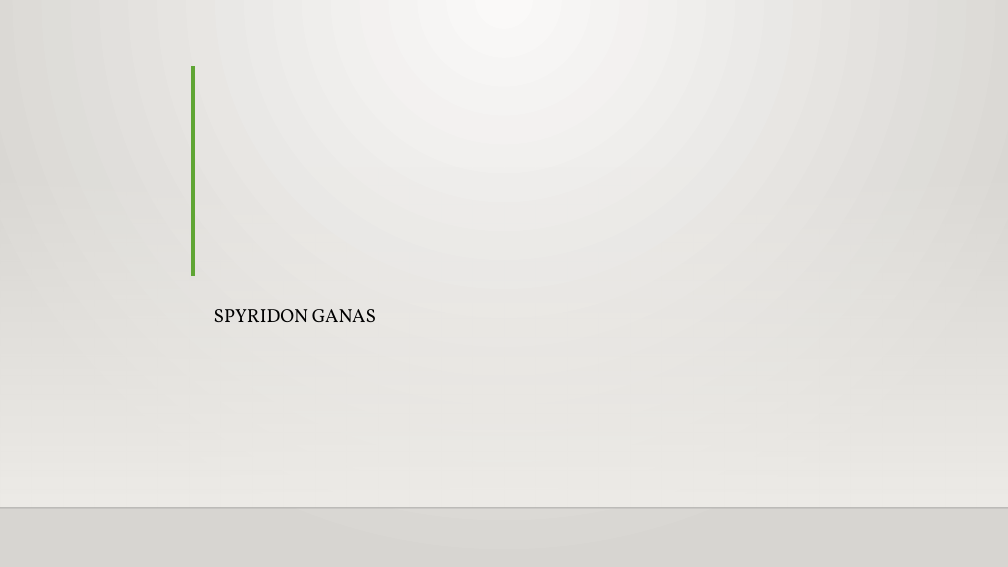
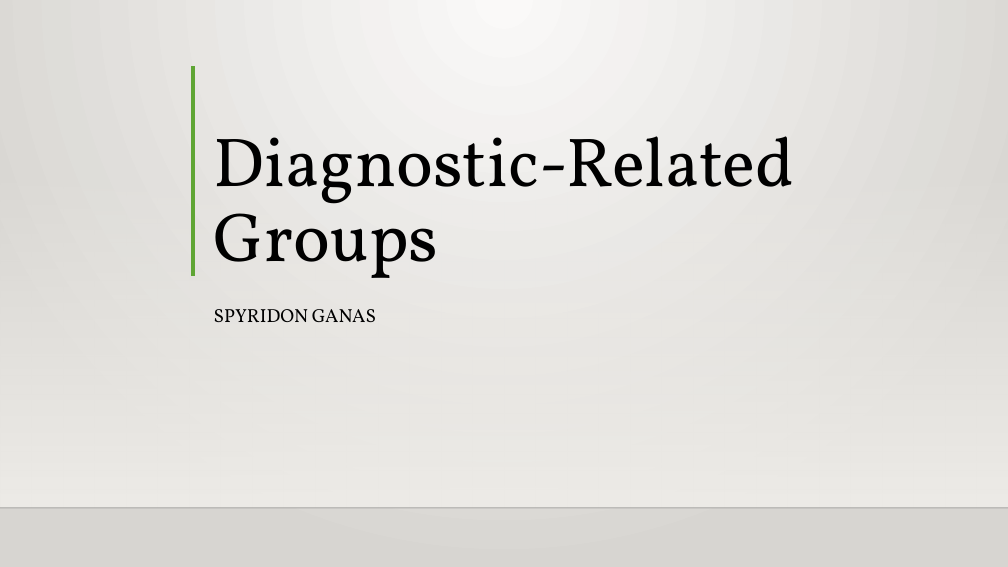
Before and after one commit to Intro-to-APCD/Intro-to-APCD.github.io, a slide deck: slide 1 of PowerPoints/Phase 3 - Claims Terminology/015 What is a DRG.pptx. Drawn at 1008x567 pixels with LibreOffice and Linux fonts; fonts in the diff are those of the drawing; background and template pictures are left out. Boxes give left, top, right and bottom in pixels: in the first picture for what was removed or moved away, otherwise in the second. Text is boxed around its words. In the diff, an @@ line names an element or a change of style, - is before the commit and + after.

```diff
--- a/PowerPoints/Phase 3 - Claims Terminology/015 What is a DRG.pptx
+++ b/PowerPoints/Phase 3 - Claims Terminology/015 What is a DRG.pptx
@@ title added at <box>214,136,795,278</box>, 66 pt, text #000000 @@
+Diagnostic-Related
+Groups
```
Also in this commit, not shown: 3 slides added, 10 other files.
